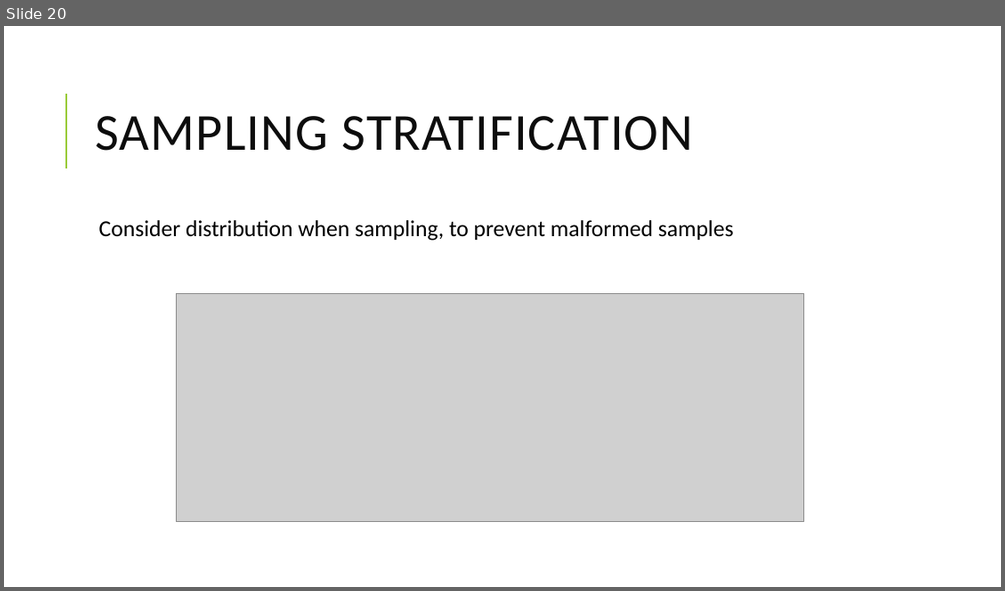
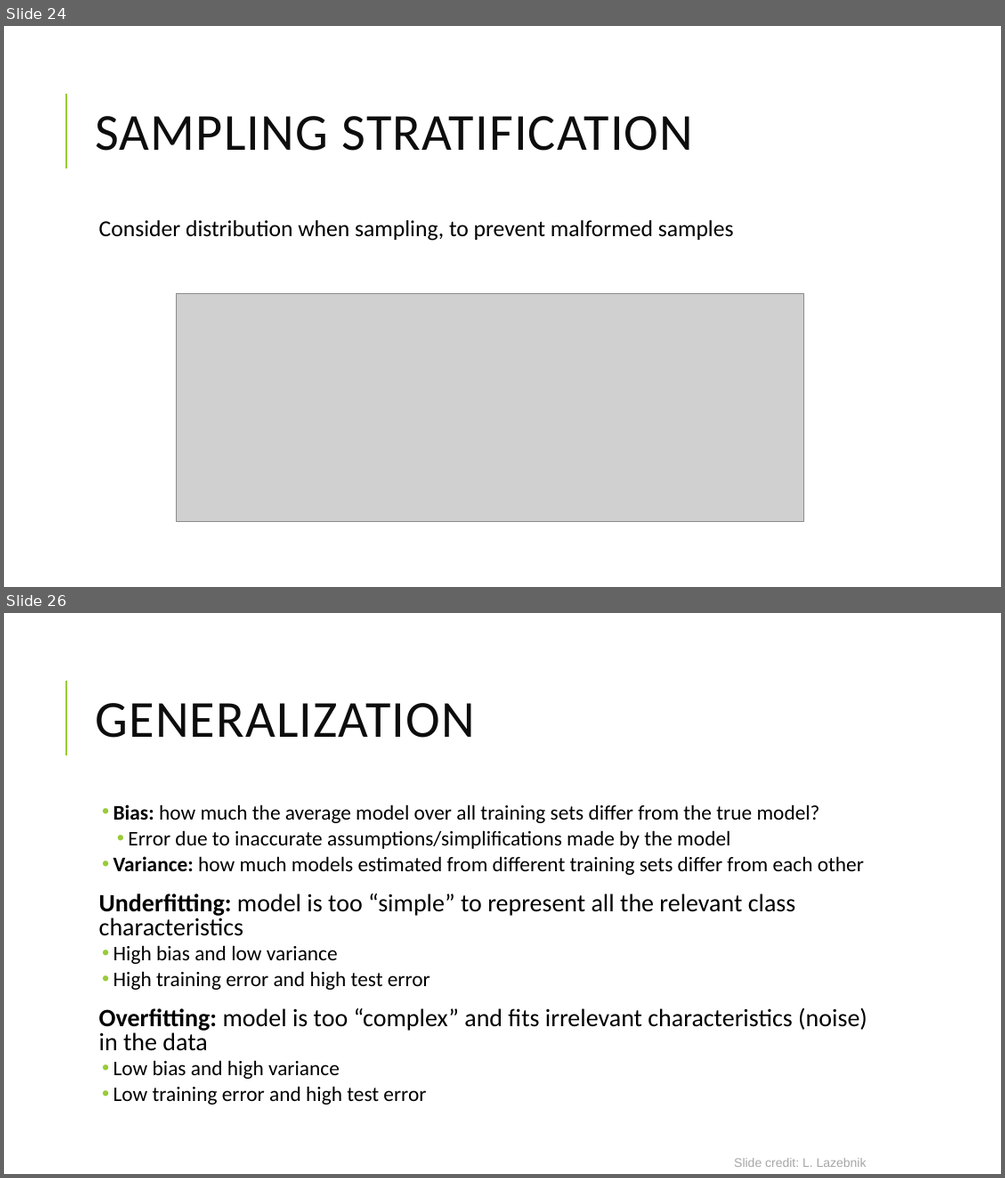
Before and after one commit to yaniv63/applied-data-science, a slide deck: Applied Data Science - 07 Machine Learning in Python.pptx. Shown one above the other, each under a label of ours: slide 20 before the commit, slides 24 and 26 after it; the slides between them are not shown. The pictures are 1005x591 and 1005x1178 pixels, drawn with LibreOffice and Linux fonts; fonts in the diff are those of the drawing; grey boxes stand for pictures. Boxes give left, top, right and bottom in pixels: in the first picture for what was removed or moved away, otherwise in the second. Text is boxed around its words. In the diff, an @@ line names an element or a change of style, - is before the commit and + after.

```diff
--- a/Applied Data Science - 07 Machine Learning in Python.pptx
+++ b/Applied Data Science - 07 Machine Learning in Python.pptx
@@ slide 26 added at box(4, 613, 1001, 1174), background #FFFFFF; not listed: 1 template element that a slide beside it also shows @@
@@ title added at box(95, 703, 474, 738), 50 pt, text #0D0D0D @@
+GENERALIZATION
@@ text added at box(99, 804, 867, 1104), 20 pt, text #000000 @@
+  • Bias: how much the average model over all training sets differ from the true model?
+    • Error due to inaccurate assumptions/simplifications made by the model
+  • Variance: how much models estimated from different training sets differ from each other
+  Underfitting: model is too “simple” to represent all the relevant class characteristics
+  • High bias and low variance
+  • High training error and high test error
+  Overfitting: model is too “complex” and fits irrelevant characteristics (noise) in the data
+  • Low bias and high variance
+  • Low training error and high test error
@@ text added at box(734, 1158, 866, 1167), 12 pt, text #A6A6A6 @@
+Slide credit: L. Lazebnik
@@ what was slide 20 is now slide 24 @@
```
Also in this commit, not shown: 1 slide changed, 15 other slides added, 1 slide removed, 7 other files.
